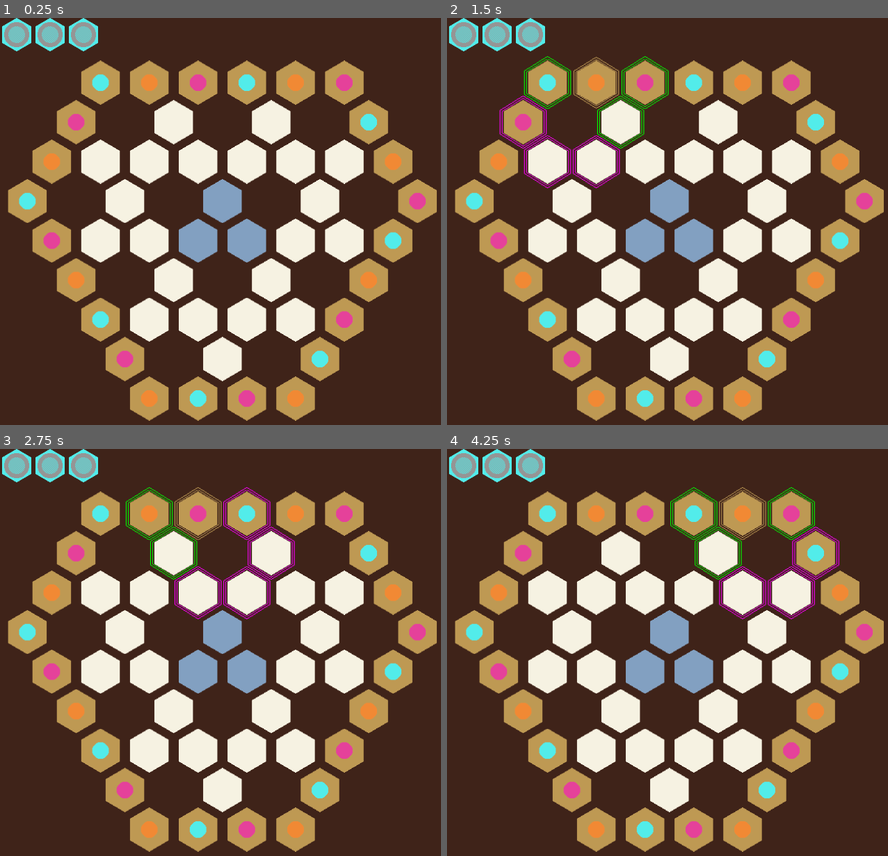
Above: before the commit, frames 1-4 (two rows, left to right).
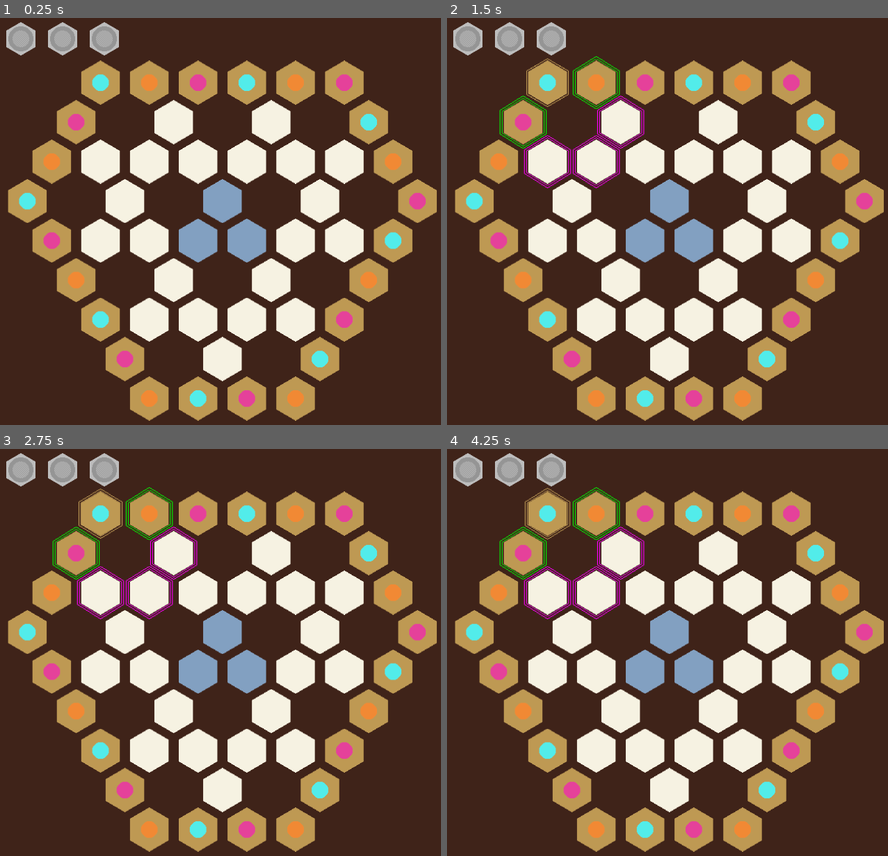
Above: after the commit, the same moments.

Repository: jbbranch9/MANOK
Game: Godot game, scene res://game.tscn
Same seed, same stepped clock (60 frames per second), same inputs: the game is played once before the commit and once after it.
Inputs (mouse positions are in pixels of both pictures, inside the frame that each line leads up to):
- Up to frame 1 (0.25 s): no input
- Up to frame 2 (1.5 s): tap Enter at 0.5 s; move the mouse to (548, 83) at 0.52 s; click (548, 83) at 0.6 s; move the mouse to (596, 83) at 1.27 s; click (596, 83) at 1.35 s
- Up to frame 3 (2.75 s): move the mouse to (198, 514) at 2.02 s; click (198, 514) at 2.1 s
- Up to frame 4 (4.25 s): move the mouse to (693, 514) at 2.77 s; click (693, 514) at 2.85 s; move the mouse to (742, 514) at 3.52 s; click (742, 514) at 3.6 s

The runs differ from the first frame. In frame 1, 1.7% of the frame differs, in the area x 0-27%, y 0-10%; in frame 2, 2.9%; in frame 3, 3.7%; in frame 4, 4.4%, in the area x 0-89%, y 0-42%.

Commit message:
.

Diff:
--- a/carrier_stage.gd
+++ b/carrier_stage.gd
@@ -2,24 +2,20 @@
 
 signal carrier_pickup(just_activated)
 
-onready var sprites = [$Sprite_1, $Sprite_2, $Sprite_3]
-
-onready var btn = $Button
-
 onready var carrier_count = 3
 
-func colorize(color: Color):
-	for s in sprites:
-		s.self_modulate = color
+#func colorize(color: Color):
+#	for s in sprites:
+#		s.self_modulate = color
 
 func _on_Button_pressed():
 	if carrier_count > 0:
 		carrier_count -= 1
 		emit_signal("carrier_pickup", true)
-		sprites[carrier_count].visible = false
-		if carrier_count == 2:
-			btn.rect_size = Vector2(128, 64)
-		elif carrier_count == 1:
-			btn.rect_size = Vector2(64, 64)
-		elif carrier_count == 0:
-			btn.disabled = true
+#		sprites[carrier_count].visible = false
+#		if carrier_count == 2:
+#			btn.rect_size = Vector2(128, 64)
+#		elif carrier_count == 1:
+#			btn.rect_size = Vector2(64, 64)
+#		elif carrier_count == 0:
+#			btn.disabled = true
--- a/carrier_stage.tscn
+++ b/carrier_stage.tscn
@@ -1,40 +1,50 @@
-[gd_scene load_steps=4 format=2]
+[gd_scene load_steps=3 format=2]
 
-[ext_resource path="res://carrier.tscn" type="PackedScene" id=1]
-[ext_resource path="res://ASSETS/board/hex.png" type="Texture" id=2]
+[ext_resource path="res://tile.tscn" type="PackedScene" id=1]
 [ext_resource path="res://carrier_stage.gd" type="Script" id=3]
 
 [node name="carrier_stage" type="Node2D"]
 script = ExtResource( 3 )
 
-[node name="Sprite_1" type="Sprite" parent="."]
-self_modulate = Color( 0.447059, 0.447059, 0.447059, 1 )
-position = Vector2( 32, 32 )
-texture = ExtResource( 2 )
+[node name="tile" parent="." instance=ExtResource( 1 )]
+position = Vector2( 40, 40 )
+tile_name = "stage_1"
 
-[node name="carrier" parent="Sprite_1" instance=ExtResource( 1 )]
+[node name="flare" parent="tile/flare" index="0"]
+frame = 7
 
-[node name="Sprite_2" type="Sprite" parent="."]
-self_modulate = Color( 0.447059, 0.447059, 0.447059, 1 )
-position = Vector2( 96, 32 )
-texture = ExtResource( 2 )
+[node name="flare2" parent="tile/flare" index="1"]
+frame = 7
 
-[node name="carrier" parent="Sprite_2" instance=ExtResource( 1 )]
+[node name="carrier" parent="tile" index="3"]
+visible = true
 
-[node name="Sprite_3" type="Sprite" parent="."]
-self_modulate = Color( 0.447059, 0.447059, 0.447059, 1 )
-position = Vector2( 160, 32 )
-texture = ExtResource( 2 )
+[node name="tile2" parent="." instance=ExtResource( 1 )]
+position = Vector2( 120, 40 )
+tile_name = "stage_2"
 
-[node name="carrier" parent="Sprite_3" instance=ExtResource( 1 )]
+[node name="flare" parent="tile2/flare" index="0"]
+frame = 7
 
-[node name="Button" type="Button" parent="."]
-modulate = Color( 1, 1, 1, 0 )
-margin_right = 192.0
-margin_bottom = 64.0
-flat = true
-__meta__ = {
-"_edit_use_anchors_": false
-}
+[node name="flare2" parent="tile2/flare" index="1"]
+frame = 7
 
-[connection signal="pressed" from="Button" to="." method="_on_Button_pressed"]
+[node name="carrier" parent="tile2" index="3"]
+visible = true
+
+[node name="tile3" parent="." instance=ExtResource( 1 )]
+position = Vector2( 200, 40 )
+tile_name = "stage_3"
+
+[node name="flare" parent="tile3/flare" index="0"]
+frame = 6
+
+[node name="flare2" parent="tile3/flare" index="1"]
+frame = 6
+
+[node name="carrier" parent="tile3" index="3"]
+visible = true
+
+[editable path="tile"]
+[editable path="tile2"]
+[editable path="tile3"]
--- a/cursor.gd
+++ b/cursor.gd
@@ -1,14 +1,16 @@
 extends Node2D
 
-onready var has_carrier = false
-onready var new_carrier = false
 
-func toggle_carrier():
-	has_carrier = not has_carrier
-	if has_carrier:
-		$carrier.visible = true
-	else:
-		$carrier.visible = false
+onready var mode = "select"
+
+func toggle_mode():
+	var next_mode = {
+		"select": "slide",
+		"slide": "jump",
+		"jump": "select",
+	}
+	mode = next_mode[mode]
 
 func _process(delta):
 	position = get_viewport().get_mouse_position()
+	print(mode)
--- a/cursor.tscn
+++ b/cursor.tscn
@@ -1,10 +1,6 @@
-[gd_scene load_steps=3 format=2]
+[gd_scene load_steps=2 format=2]
 
 [ext_resource path="res://cursor.gd" type="Script" id=1]
-[ext_resource path="res://carrier.tscn" type="PackedScene" id=2]
 
 [node name="cursor" type="Node2D"]
 script = ExtResource( 1 )
-
-[node name="carrier" parent="." instance=ExtResource( 2 )]
-visible = false
--- a/game.gd
+++ b/game.gd
@@ -1,7 +1,6 @@
 extends Node2D
 
 onready var tiles = $board/tiles.get_children()
-onready var cursor_focus = null
 onready var selection = null
 
 #func _process(delta):
@@ -13,7 +12,6 @@
 
 	setup_pieces(3)
 
-	$carrier_stage.colorize(Globals.PALETTE["player_colors"]["A"])
 
 
 func setup_pieces(player_count: int):
@@ -35,7 +33,7 @@
 			tile.place('pawn', player_color)
 
 func connect_signals():
-	$carrier_stage.connect("carrier_pickup", self, "carrier_pickup")
+#	$carrier_stage.connect("carrier_pickup", self, "carrier_pickup")
 	for t in tiles:
 		t.connect("clicked", self, "tile_clicked")
 
@@ -48,18 +46,19 @@
 
 
 func tile_clicked(tile):
-	if $cursor.has_carrier and not tile.has()["carrier"]:
-		if $cursor.new_carrier and tile.zone == "outer" or selection != null and tile in selection.jumpables:
-			tile.place('carrier', Color("#444444"))
-			$cursor.toggle_carrier()
-			#THEN 'deselect' that tile (set selection to null)
-			selection = null
-	elif not $cursor.has_carrier and tile.has()["carrier"]:
-		carrier_pickup(false)
-		tile.remove("carrier")
-		select(tile)
-	else:
-		select(tile)
+	if $cursor.mode == "select":
+		if selection == null:
+			select(tile)
+			$cursor.toggle_mode()
+		elif tile in selection.slides() or tile in selection.jumps():
+			print(str(selection)+">>"+str(tile))
+			deselect()
+			$cursor.mode = "select1"
+	elif $cursor.mode == "jump":
+		deselect()
+		$cursor.toggle_mode()
+
+
 
 #searches the 'tiles' array and returns the named tile
 func get_tile(tile_ID):
@@ -67,16 +66,11 @@
 
 
 
+
 func highlight():
 
-	var slides = selection.slideables
-	var jumps = Zones.get_jumpables(selection.tile_name)
-
-#	print(selection)
-#	print(slides)
-#	print(jumps)
-#	print(selection.has())
-#
+	var slides = selection.slides()
+	var jumps = selection.jumps()
 
 	var all = slides + jumps
 
@@ -98,8 +92,6 @@
 
 
 func unhighlight():
-	selection = null
-
 	for tile in tiles:
 		#for each flare component
 		for each_flare in tile.flare.get_children():
@@ -108,32 +100,14 @@
 		tile.colorize()
 		tile.flare.visible = false
 
+func deselect():
+	unhighlight()
+	selection = null
 
 func select(tile):
 
+	if $cursor.mode == "select":
+		selection = tile
+		selection.flare.visible = true
 
-	print(str(selection)+str(tile))
-
-	#IF there is already a selection
-	if selection != null:
-
-		#unhighlight ALL tiles
-		unhighlight()
-
-		#IF there is already a selection AND it matches the tile that was just clicked
-		if str(selection) == str(tile):
-			#THEN 'deselect' that tile (set selection to null)
-			selection = null
-			#and then exit the function
-			return
-		#IF there is already a selection AND it DOES NOT match the tile that was just clicked
-		else:
-			pass
-#			var slides = selection.slideables
-#			var jumps = selection.jumpables
-
-
-	selection = tile
-	selection.flare.visible = true
-
-	highlight()
+		highlight()
--- a/tile.gd
+++ b/tile.gd
@@ -5,8 +5,8 @@
 export var tile_name:String
 
 
-var jumpables #all tiles which can be jumped to from this tile
-var slideables #all tiles which can be slid to from this tile
+var jumpables
+var slideables
 var zone #outer, inner, or mid
 
 onready var flare = $flare
@@ -14,19 +14,24 @@
 onready var pawn = $pawn
 onready var carrier = $carrier
 
+#all tiles which can be jumped to from this tile
+func jumps():
+	return Zones.get_jumpables(tile_name)
+
+#all tiles which can be slid to from this tile
+func slides():
+	return Zones.get_slideables(tile_name)
+
+func zone():
+	return Zones.get_zone(tile_name)
 
 func _ready():
-
-	jumpables = Zones.get_jumpables(tile_name)
-	slideables = Zones.get_slideables(tile_name)
-	zone = Zones.get_zone(tile_name)
-
 	colorize()
 
 
 #color according to zone
 func colorize():
-	var tile_color = Globals.PALETTE["board"][zone]
+	var tile_color = Globals.PALETTE["board"][zone()]
 	$Sprite.modulate = tile_color
 	$flare.modulate = tile_color
 
